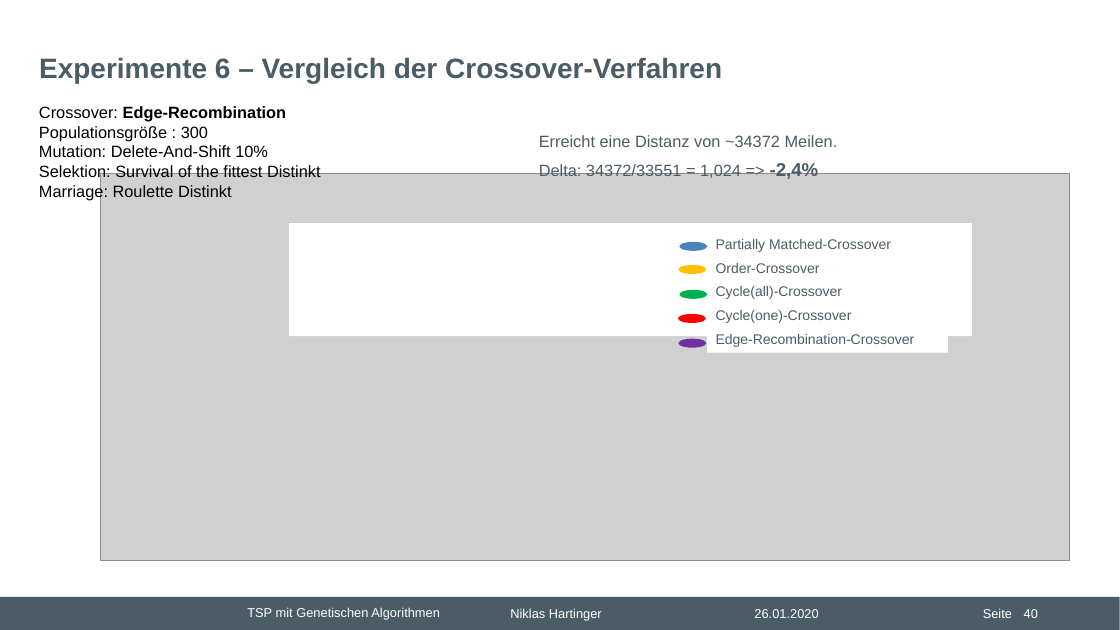
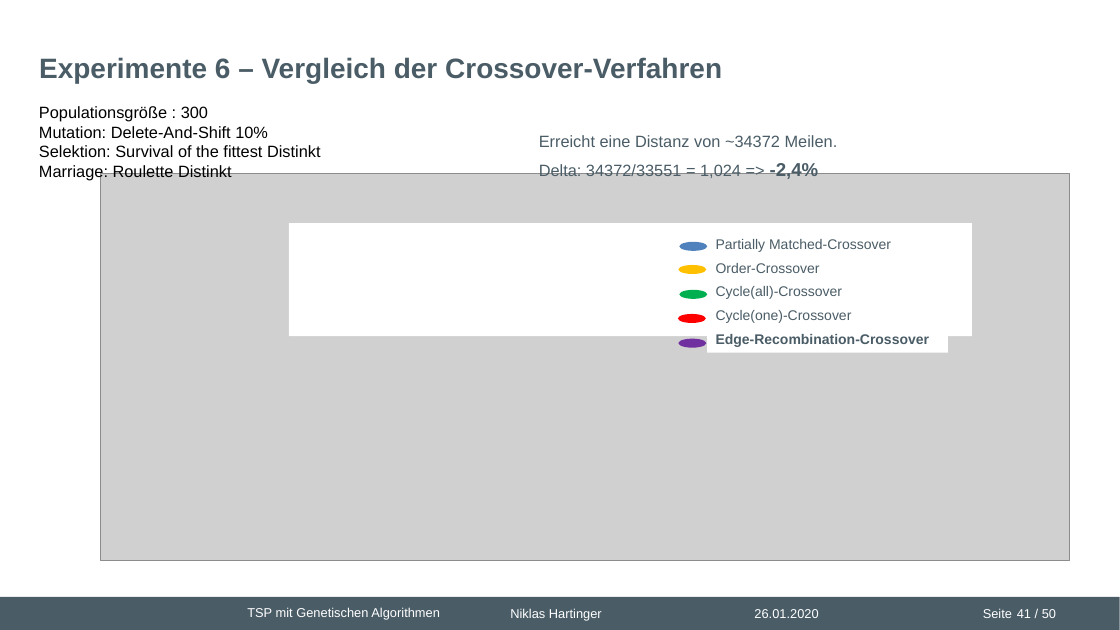
Before and after one commit to nhrt/Genetic-Algorithms, a slide deck: slide 41 of Projektvortrag/Präsentation Projektvortrag.pptx (slide 40 before the commit). Drawn at 1120x630 pixels with LibreOffice and Linux fonts; fonts in the diff are those of the drawing; grey boxes stand for pictures; background and template pictures are left out. Boxes give left, top, right and bottom in pixels: in the first picture for what was removed or moved away, otherwise in the second. Text is boxed around its words. In the diff, an @@ line names an element or a change of style, - is before the commit and + after.

```diff
--- a/Projektvortrag/Präsentation Projektvortrag.pptx
+++ b/Projektvortrag/Präsentation Projektvortrag.pptx
@@ text at (39,106,286,122): paragraph removed @@
-Crossover: Edge-Recombination
@@ text in rectangle at (716,334,930,347): bold on in "Edge-Recombination-Crossover" @@
@@ page number added at (1017,609,1056,618), 11 pt, text #FFFFFF @@
+41 / 50
@@ page number removed at (1024,609,1038,618) @@
-40
```
Also in this commit, not shown: 33 other slides changed, 1 slide added, 1 other file.
